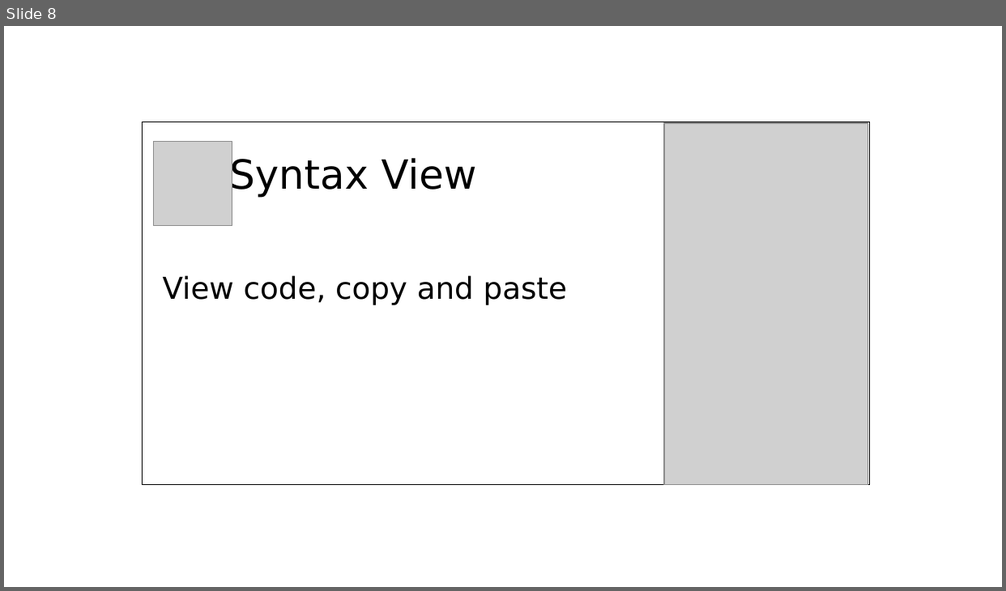
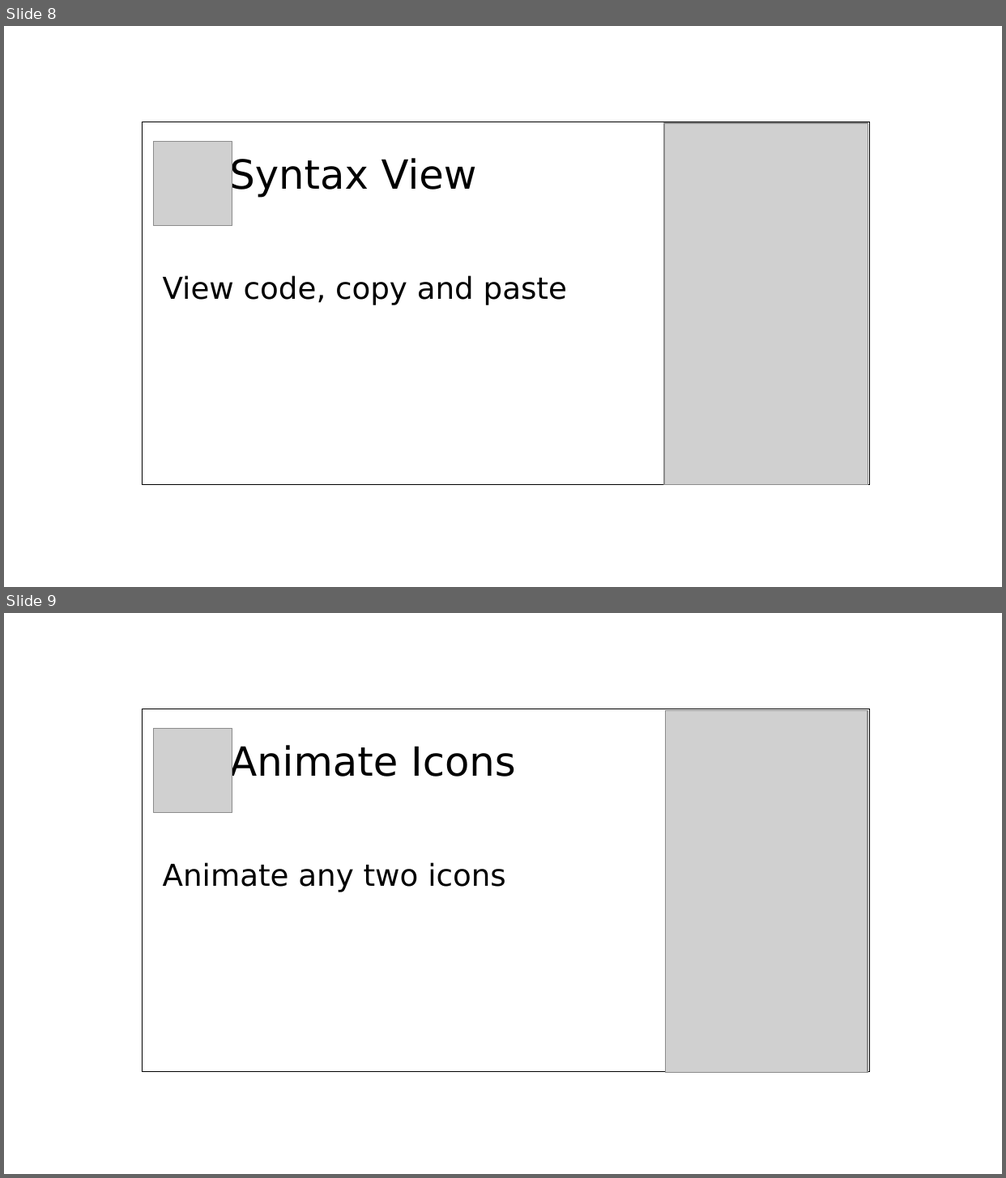
Before and after one commit to limcheekin/fluwix, a slide deck: doc/post-heading-design.odp. Shown one above the other, each under a label of ours: slide 8 before the commit, slides 8 and 9 after it. The pictures are 1006x591 and 1006x1178 pixels, drawn with LibreOffice and Linux fonts; fonts in the diff are those of the drawing; grey boxes stand for pictures. Boxes give left, top, right and bottom in pixels: in the first picture for what was removed or moved away, otherwise in the second. Text is boxed around its words. In the diff, an @@ line names an element or a change of style, - is before the commit and + after.

Commit message:
first import of animate icons

```diff
--- a/doc/post-heading-design.odp
+++ b/doc/post-heading-design.odp
@@ slide 9 added at [4, 613, 1002, 1174], background #FFFFFF @@
@@ rectangle added at [143, 709, 870, 1072], outline #000000 0 pt @@
@@ picture added at [153, 728, 232, 812] @@
@@ picture added at [666, 711, 868, 1073] @@
@@ text added at [163, 743, 516, 892], 24 pt, text #000000 @@
+Animate Icons
+Animate any two icons
```
Also in this commit, not shown: 1 other slide added, 9 other files.
